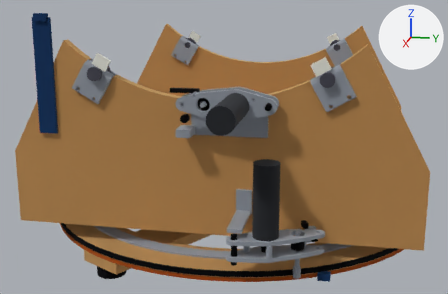
The glTF model goto-rebuild/out/base.glb, before and after one commit.
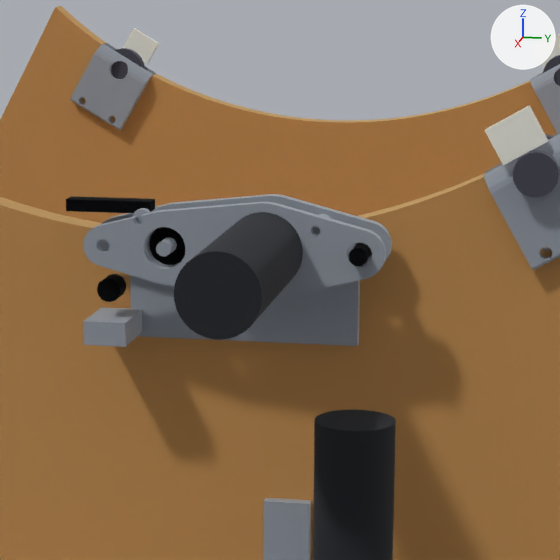
The first picture shows the older version from a 50 mm camera at (1270.0, 218.0, 480.0) aimed at (58.0, -25.0, 177.0). The close-ups show the older and then the newer version on the part from 33% to 75% of the width and 7% to 71% of the height of that picture. Only the edits that show in the close-ups are written down. Lighting does not change. The marker at upper right points along +X, +Y and +Z. Where no turn or scale is listed for an object, it has been applied to the vertices. Vertices at exactly the same position are counted once.

In view in the first close-up: 'alt_arm_plate_A', 'alt_arm_plate_B', 'alt_axles', 'alt_base_plate', 'alt_cam_lever', 'alt_lateral_tabs', 'alt_motor_GM9000', 'alt_roller_blocks', 'alt_spring', 'alt_spring_block', 'az_bracket_leg', 'az_motor_GM9000', 'rocker_wall_drive', 'rocker_wall_plain' and 6 more.
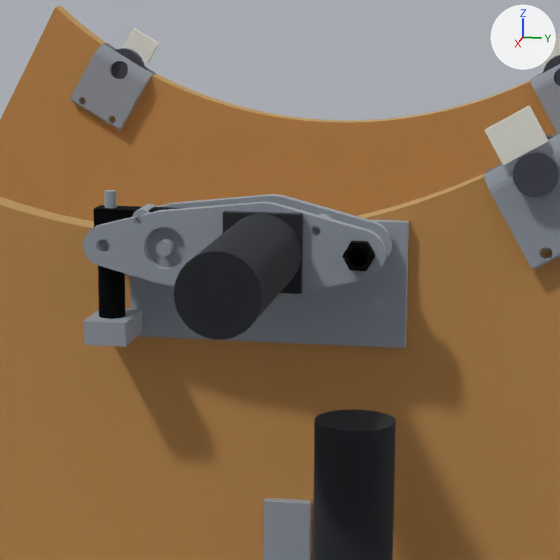
Changed parts and their boxes [x1, y1, x2, y2] in the close-ups (560 x 560 px):
'alt_base_plate', reshaped
    before: [130, 275, 360, 346]
    after: [130, 220, 409, 348]
'alt_cam_lever', reshaped (44% taller)
    before: [66, 196, 155, 213]
    after: [93, 205, 180, 230]
'alt_spring', reshaped
    before: [97, 274, 126, 302]
    after: [98, 265, 126, 319]
'alt_motor_flange', added
    after: [223, 211, 303, 294]
'alt_jack_bearing_B', added
    after: [147, 227, 185, 267]
'alt_pivot_nut', added (black)
    after: [342, 241, 376, 271]
'alt_guide_rod', added
    after: [104, 190, 117, 208]
part 2 of me_alt_spring, added (black)
    after: [98, 265, 126, 319]
part 3 of me_alt_spring, deleted (black)
    before: [97, 274, 126, 302]

Patch to the scene script:
```diff
--- a/goto-rebuild/out/base.glb.py
+++ b/goto-rebuild/out/base.glb.py
@@ me_alt_base_plate @@
 # used by ob_alt_base_plate; location = (0.0, 0.0, 0.0)
-me_alt_base_plate.from_pydata(...)  # 16 vertices, 28 faces; spans x 305.5..311.9, y -27.9..96.5, z 258.9..307.1
+me_alt_base_plate.from_pydata(...)  # 12 vertices, 20 faces; spans x 305.5..311.9, y -27.9..121.9, z 258.9..326.2
+# me_alt_base_plate part 1
+# 10 vertices are removed from x 305.5..311.9, y -15.2..96.5, z 298.3..307.1
+# 26 faces are deleted
+# 2 vertices move from x 305.5..311.9, y 96.5, z 258.9 to x 305.5..311.9, y 121.9, z 258.9
+# 6 vertices are added at (305.5, 121.9, 326.2), (305.5, 76.2, 326.2), (305.5, 76.2, 307.1), (311.9, 121.9, 326.2), (311.9, 76.2, 326.2), (311.9, 76.2, 307.1)
+# 18 new faces join them
 me_alt_base_plate.materials.append(mat_mat_2)
@@ me_alt_spring @@
 # used by ob_alt_spring; location = (0.0, 0.0, 0.0)
-me_alt_spring.from_pydata(...)  # 252 vertices, 500 faces; spans x 325.55..338.25, y -39.37..-26.67, z 283.02..295.72
+me_alt_spring.from_pydata(...)  # 504 vertices, 1008 faces; spans x 324.79..339.01, y -40.13..-25.91, z 274.13..307.15
+# me_alt_spring part 2: 504 vertices added at x 324.79..339.01, y -40.13..-25.91, z 274.13..307.15
+# me_alt_spring part 3: 252 vertices removed from x 325.55..338.25, y -39.37..-26.67, z 283.02..295.72
 me_alt_spring.materials.append(mat_mat_1)
@@ me_alt_cam_lever @@
 # used by ob_alt_cam_lever; location = (0.0, 0.0, 0.0)
-me_alt_cam_lever.from_pydata(...)  # 8 vertices, 12 faces; spans x 326.8..337.0, y -55.9..-10.2, z 330.6..337.0
+me_alt_cam_lever.from_pydata(...)  # 8 vertices, 12 faces; spans x 325.6..338.3, y -40.6..5.1, z 322.4..332.5
+# me_alt_cam_lever part 4: 8 vertices removed from x 326.8..337.0, y -55.9..-10.2, z 330.6..337.0; 8 vertices added at x 325.6..338.3, y -40.6..5.1, z 322.4..332.5, forming a box
 me_alt_cam_lever.materials.append(mat_mat_1)
@@ me_alt_guide_rod @@
+me_alt_guide_rod.from_pydata(...)  # a 126-sided cylinder along z spanning x 328.7..335.1, y -36.2..-29.8, z 261.4..341.4
+me_alt_guide_rod.materials.append(mat_mat_2)  # light grey #bdc2c9
@@ me_alt_pivot_nut @@
+me_alt_pivot_nut.from_pydata(...)  # a 6-sided cylinder along x spanning x 348.4..354.0, y 93.4..109.8, z 307.6..321.9
+me_alt_pivot_nut.materials.append(mat_mat_1)  # black #1f1f21
@@ me_alt_motor_flange @@
+me_alt_motor_flange.from_pydata(...)  # a box spanning x 348.4..353.5, y 31.7..72.3, z 294.4..335.1
+me_alt_motor_flange.materials.append(mat_mat_6)  # dark grey #4c4f54
@@ me_alt_jack_bearing_b @@
+me_alt_jack_bearing_b.from_pydata(...)  # a 126-sided cylinder along x spanning x 340.5..342.1, y -10.9..10.9, z 303.9..325.7
+me_alt_jack_bearing_b.materials.append(mat_mat_2)  # light grey #bdc2c9
@@ ob_alt_guide_rod @@
+ob_alt_guide_rod = bpy.data.objects.new('alt_guide_rod', me_alt_guide_rod)
+ob_alt_guide_rod.location = (0.0, 0.0, 0.0)
@@ ob_alt_pivot_nut @@
+ob_alt_pivot_nut = bpy.data.objects.new('alt_pivot_nut', me_alt_pivot_nut)
+ob_alt_pivot_nut.location = (0.0, 0.0, 0.0)
@@ ob_alt_motor_flange @@
+ob_alt_motor_flange = bpy.data.objects.new('alt_motor_flange', me_alt_motor_flange)
+ob_alt_motor_flange.location = (0.0, 0.0, 0.0)
@@ ob_alt_jack_bearing_b @@
+ob_alt_jack_bearing_b = bpy.data.objects.new('alt_jack_bearing_B', me_alt_jack_bearing_b)
+ob_alt_jack_bearing_b.location = (0.0, 0.0, 0.0)
```
